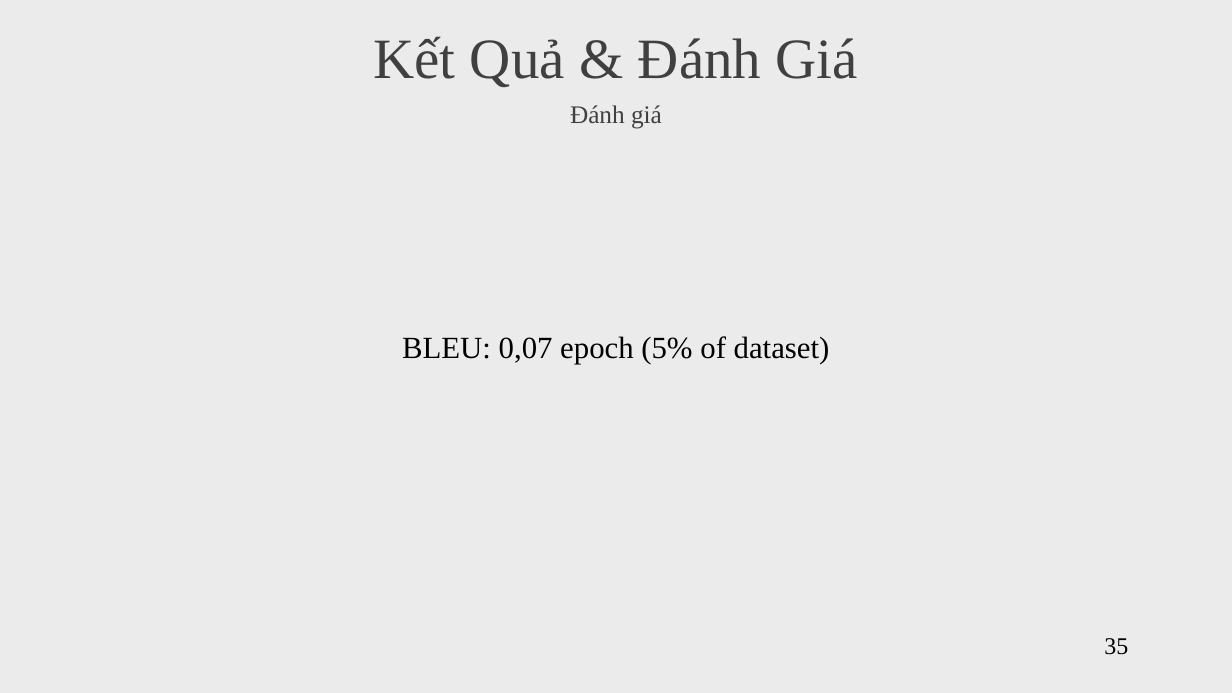
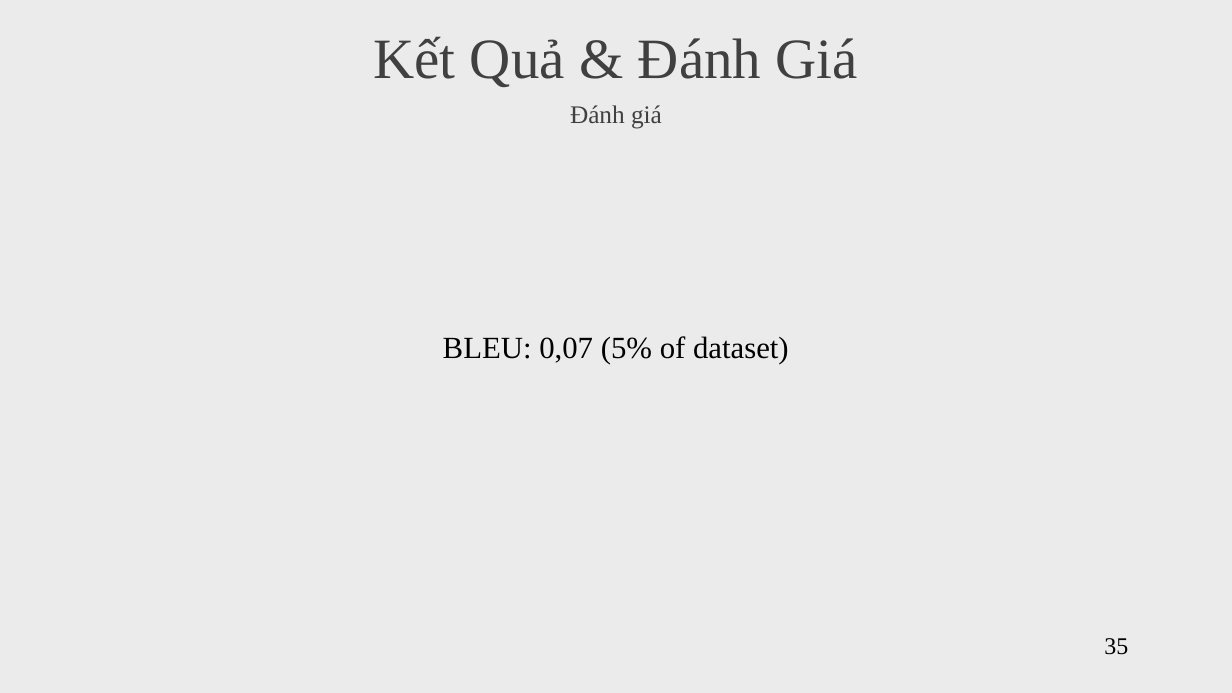
Before and after one commit to vanvibig/BaoCaoLuanVan, a slide deck: slide 35 of BaoCaoLuanVan_NguyenVanVi.pptx. Drawn at 1232x693 pixels with LibreOffice and Linux fonts; fonts in the diff are those of the drawing. Boxes give left, top, right and bottom in pixels: in the first picture for what was removed or moved away, otherwise in the second. Text is boxed around its words. In the diff, an @@ line names an element or a change of style, - is before the commit and + after.

```diff
--- a/BaoCaoLuanVan_NguyenVanVi.pptx
+++ b/BaoCaoLuanVan_NguyenVanVi.pptx
@@ text at (443, 336, 789, 364): text changed @@
-BLEU: 0,07 epoch (5% of dataset)
+BLEU: 0,07 (5% of dataset)
```
Also in this commit, not shown: 15 other slides changed, 1 other file.
